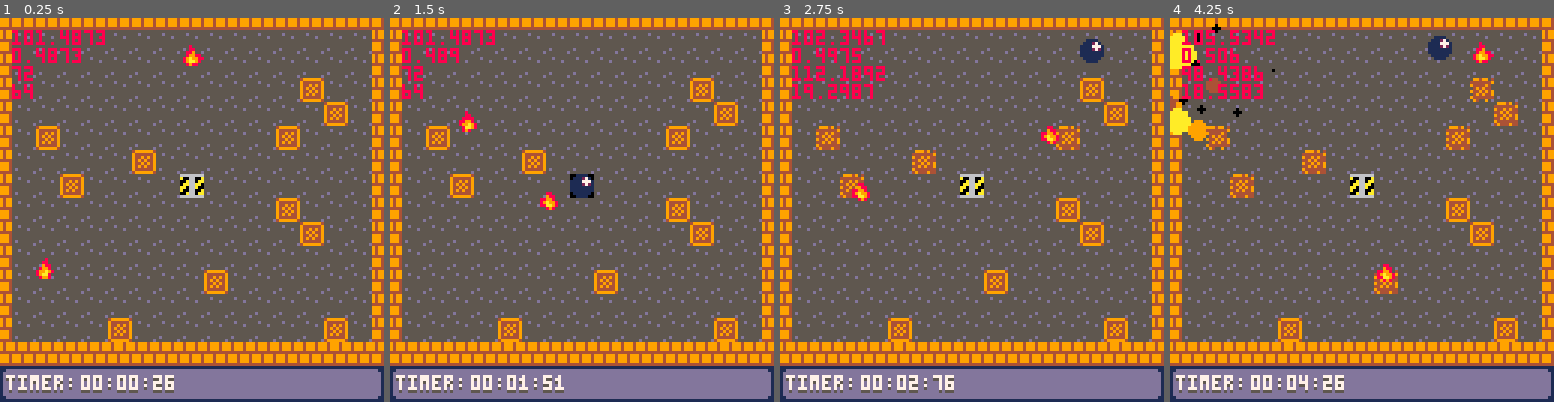
Above: before the commit, frames 1-4 (left to right).
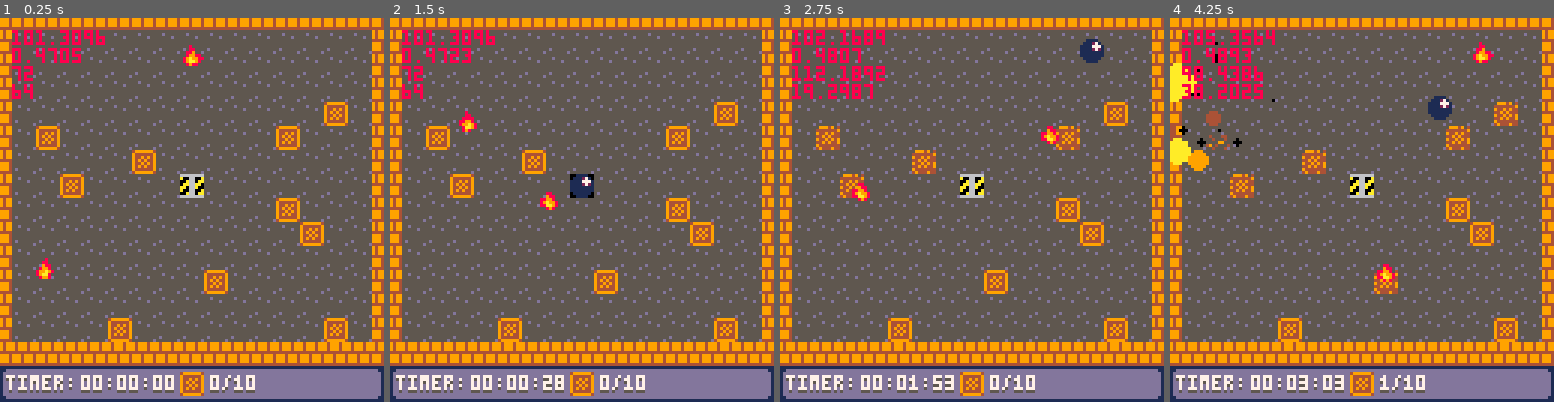
Above: after the commit, the same moments.

Repository: SHKBRD/P8CrateBall
Game: PICO-8 cartridge balltest24.p8
The game is run twice, just before and just after one commit, with the same random seed, the same clock (stepped at 60 frames per second) and the same inputs.
Inputs:
- Up to frame 1 (0.25 s): no input
- Up to frame 2 (1.5 s): tap X (X key) at 0.33, 1.07 s; tap O (Z key) at 0.7 s
- Up to frame 3 (2.75 s): hold Right 1.6-2.1 s; tap O (Z key) at 1.7, 2.1, 2.5 s; tap X (X key) at 1.85 s; hold Up 2.15-2.42 s; hold Right from 2.47 s (still down)
- Up to frame 4 (4.25 s): tap O (Z key) every 0.4 s from 2.9 to 4.1 s; tap X (X key) at 2.97, 4.08 s; release Right at 3.03 s; hold Left 3.08-3.58 s; hold Down 3.63-3.97 s; hold Right from 4.02 s (still down)

The runs differ from the first frame. In frame 1, 1.3% of the frame differs, in the area x 12-85%, y 3-99%; in frame 2, 1.5%; in frame 3, 1.4%; in frame 4, 4.7%, in the area x 0-85%, y 1-99%.

Commit message:
add crate counter
fix floor status change on crate count

Diff:
--- a/balltest24.p8
+++ b/balltest24.p8
@@ -350,9 +350,9 @@
 			play_state = 2
 			p[1].control = true
 		end
-		if play_state == 2 and cratesbroken <= cratestotal then
+		if play_state == 2 and cratesbroken < cratestotal then
 			trpopen = false
-		elseif play_state == 2 and cratesbroken > cratestotal then
+		elseif play_state == 2 and cratesbroken >= cratestotal then
 			play_state = 3
 		end
 	elseif not trpopen and trpdrx <= 0 then
@@ -379,7 +379,7 @@
 	end
 
 	--levelend init
-	if cratesbroken > cratestotal then
+	if cratesbroken >= cratestotal then
 		if not trpopen then
 			trpopen = true
 		end
@@ -572,7 +572,7 @@
 
 function init_actors()
 
-	for crate=0,cratestotal do
+	for crate=1,cratestotal do
 		repeat
 		rx = 8*flr(rnd(15))+16
 		ry = 8*flr(rnd(13))+16
@@ -584,7 +584,7 @@
 
 	end
 
-	for fire=0,1 do
+	for fire=1,2 do
 		repeat
 		rx = 8*flr(rnd(14))+16
 		ry = 8*flr(rnd(13))+16
@@ -954,7 +954,10 @@
 	[":"] = 40,
 	["?"] = 44,
 	["!"] = 48,
-	["."] = 52
+	["."] = 52,
+	["/"] = 56,
+	["["] = 60,
+	["]"] = 64
 }
 
 --[[
@@ -965,6 +968,7 @@
 ]]
 
 function tick_clock(dir)
+	if (not p[1].control) return
 	frame = 1/.6
 	if (dir == true) then
 		clk[3] += frame
@@ -1084,6 +1088,7 @@
 function draw_hud()
 	draw_low_bg()
 	draw_clock()
+	draw_crates_rem()
 	if (debug) draw_debug()
 end
 __gfx__
